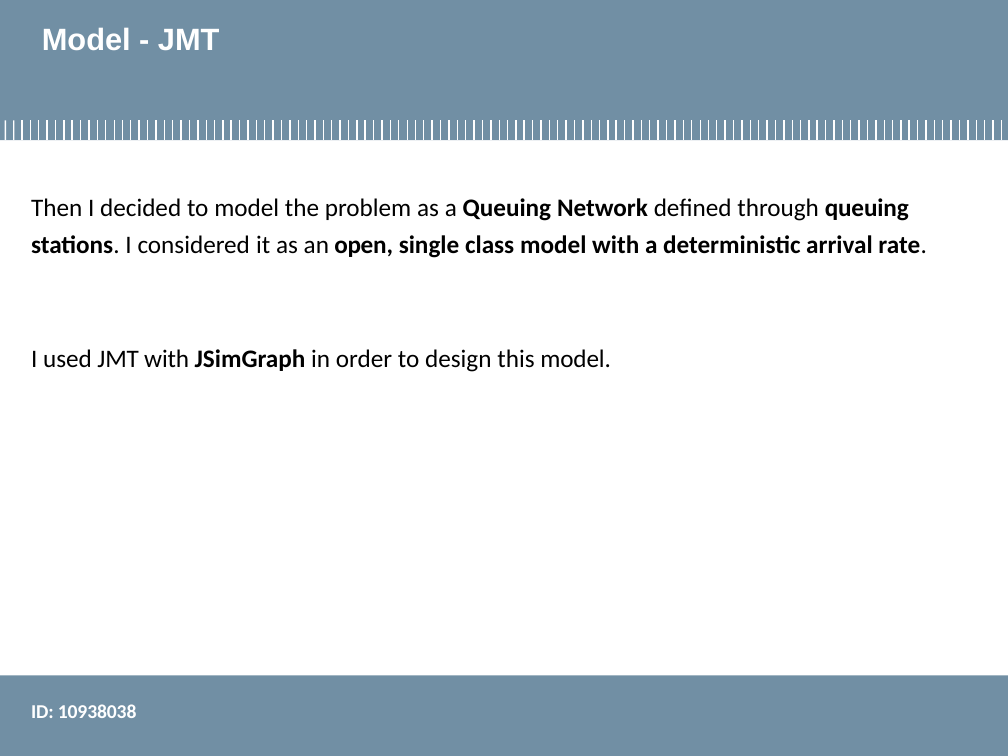
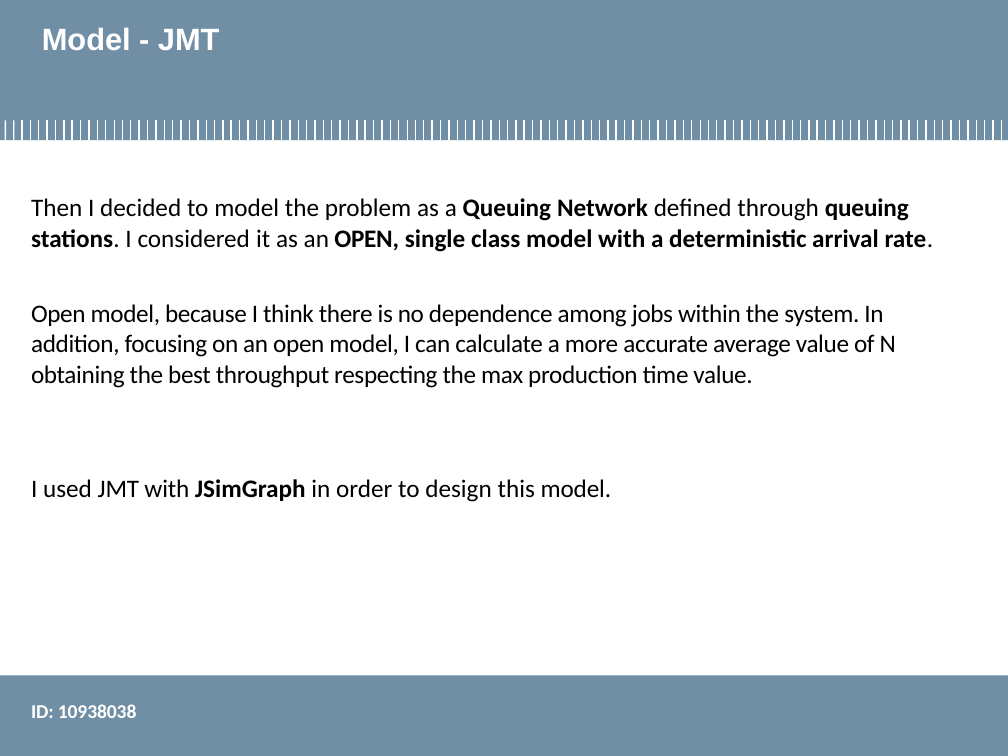
Before and after one commit to smn07/performance_evaluation_application, a slide deck: slide 8 of Final_Project/finalProject_open10938038.pptx (slide 9 before the commit). Drawn at 1008x756 pixels with LibreOffice and Linux fonts; fonts in the diff are those of the drawing; background and template pictures are left out. Boxes give left, top, right and bottom in pixels: in the first picture for what was removed or moved away, otherwise in the second. Text is boxed around its words. In the diff, an @@ line names an element or a change of style, - is before the commit and + after.

```diff
--- a/Final_Project/finalProject_open10938038.pptx
+++ b/Final_Project/finalProject_open10938038.pptx
@@ text at bbox=[31, 198, 934, 388]: text changed; bold off @@
-Then I decided to model the problem as a Queuing Network defined through queuing
-stations. I considered it as an open, single class model with a deterministic arrival rate.
+Then I decided to model the problem as a Queuing Network defined through queuing stations. I considered it as an OPEN, single class model with a deterministic arrival rate.
+Open model, because I think there is no dependence among jobs within the system. In addition, focusing on an open model, I can calculate a more accurate average value of N obtaining the best throughput respecting the max production time value.
```
Also in this commit, not shown: 2 other slides changed, 1 slide removed, 4 other files.
